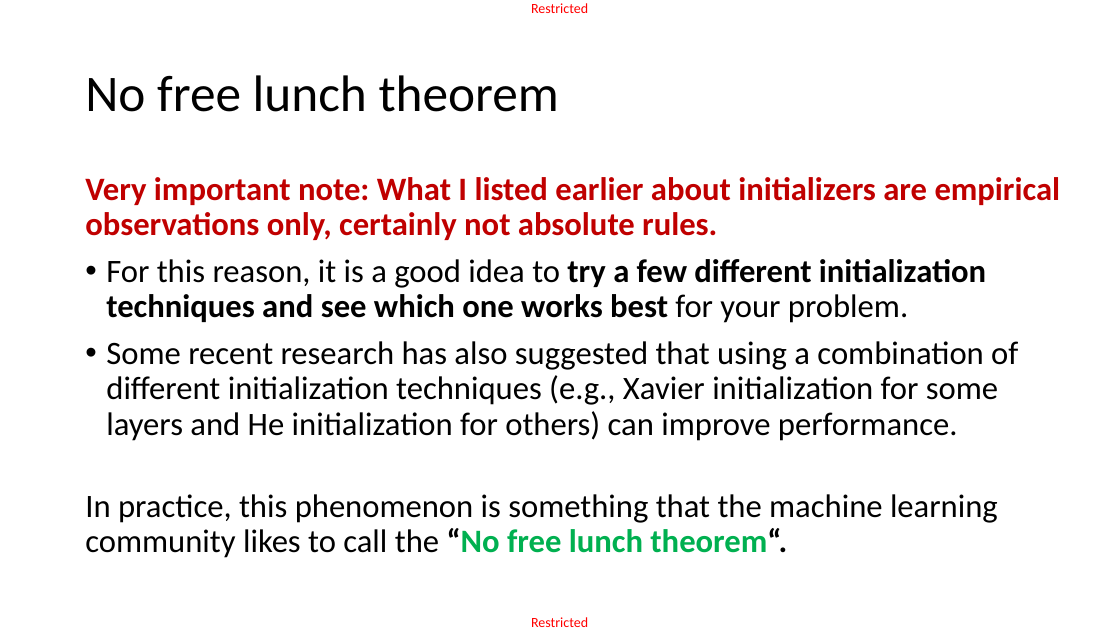
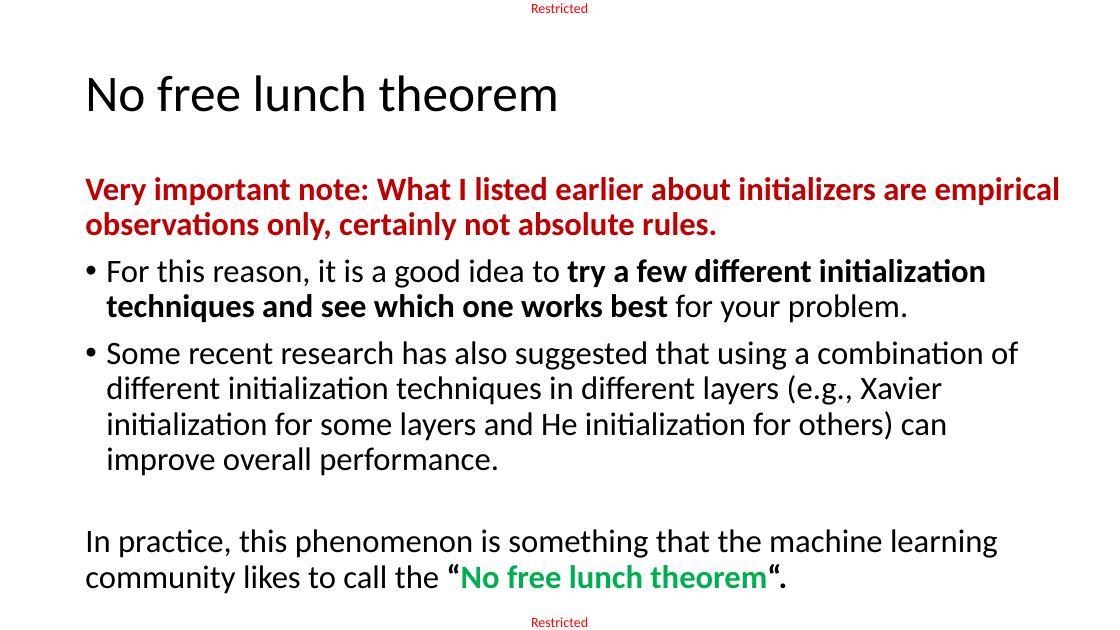
Before and after one commit to matthieudemari/SUTD_DL_50_039, a slide deck: slide 21 of W2/1. W2S1 final/W2S1.pptx. Drawn at 1120x630 pixels with LibreOffice and Linux fonts; fonts in the diff are those of the drawing. Boxes give left, top, right and bottom in pixels: in the first picture for what was removed or moved away, otherwise in the second. Text is boxed around its words. In the diff, an @@ line names an element or a change of style, - is before the commit and + after.

```diff
--- a/W2/1. W2S1 final/W2S1.pptx
+++ b/W2/1. W2S1 final/W2S1.pptx
@@ text at <box>106,341,1018,476</box>: text changed @@
-• Some recent research has also suggested that using a combination of different initialization techniques (e.g., Xavier initialization for some layers and He initialization for others) can improve performance.
+• Some recent research has also suggested that using a combination of different initialization techniques in different layers (e.g., Xavier initialization for some layers and He initialization for others) can improve overall performance.
```
Also in this commit, not shown: 12 other slides changed, 12 other files.
